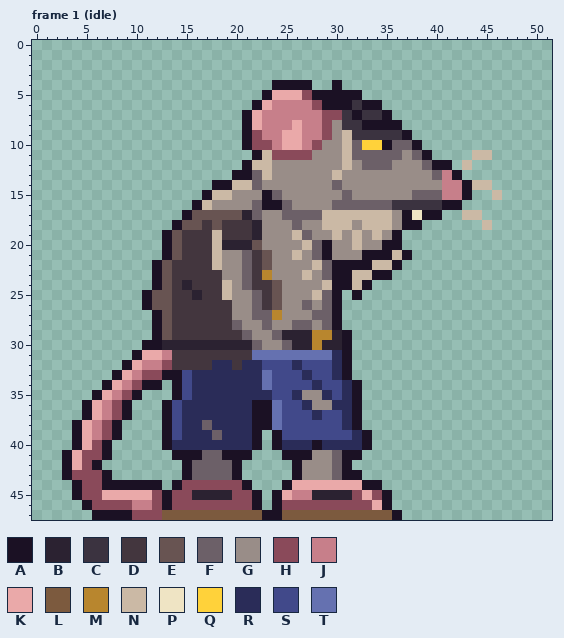
Pixel-art file, stored at assets/source/characters/mordecai/mordecai_h44.ase. The picture above is the old version.
52x48 pixels, 2 frames. Colours within 5 levels of each other are drawn and written as one. Shown: frame 1 (idle). The commit also changed other frames, which this record leaves out.
Palette (. is transparent): A #1b1124  B #2b2231  C #3b3340  D #43363e  E #685452  F #6c6068  G #998d88  H #8a4a5a  J #c77f8a  K #eaa9a9  L #7c5a3e  M #b8862e  N #cbb9a5  P #efe4c4  Q #ffd23a  R #2a2c58  S #41498a  T #6571b0
After:
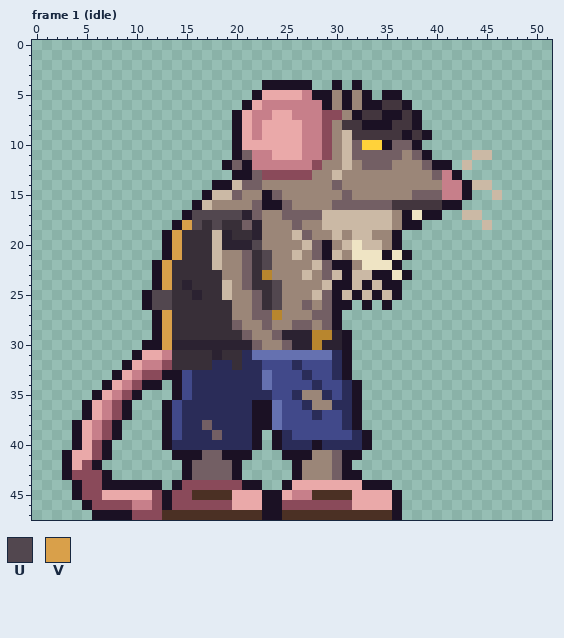
Colours new in this view: U #52474f  V #d9a04a
Changes in this commit:
colour C: #3b3340 -> #43363e
colour D: #43363e -> #382f38
colour F: #6c6068 -> #735f64
colour G: #998d88 -> #9b8678
colour L: #7c5a3e -> #4b3024
Changed rows in their new state; - is a pixel that keeps its letter.
Frame 1 (idle):
first column x 12:
 4 -----------A--------A-------
 5 ----------AK---J--G-GA-AA---
 6 ---------AKJ----J-G-G--CCA--
 7 --------AKJ-KK-----G----ACA-
 8 --------AKJKKK----------CCA-
 9 --------AKJKK-------------CA
10 --------AKKKK---JH----------
11 --------AFJJKKKJJH----------
12 -------AF-JJJJJJH-----------
13 -----------HHHHH------------
14 ---------F------------------
15 --------F-------------------
17 ----UUUUU-------------------
18 ---VU-U--F----------N-------
19 --V----B-------------NG-----
20 --V-------U--------NPNNG----
21 --V--------U------N-PPP-P---
22 -V---------U--------GPPP----
23 -V----------------N-----PA--
24 -V----------U---------NAA---
25 UU----------U------N-NANA---
26 UU----------U------A-A-A----
27 -V--------------------------
28 -V--------------------------
29 -V--------------------------
30 -V--------------------------
31 ------B--R------------------
first column x 5:
39 --------------------R-----------
41 K-------------------------------
44 -----------------A------------A-
45 -----------LLLLKKKA----LLLLK-KKA
46 ---------------KKKA--------KK-KA
Pixel boxes of the changes (left, top, right, bottom) in both pictures:
changed: (152, 80, 442, 520)
changed: (82, 450, 92, 460)
